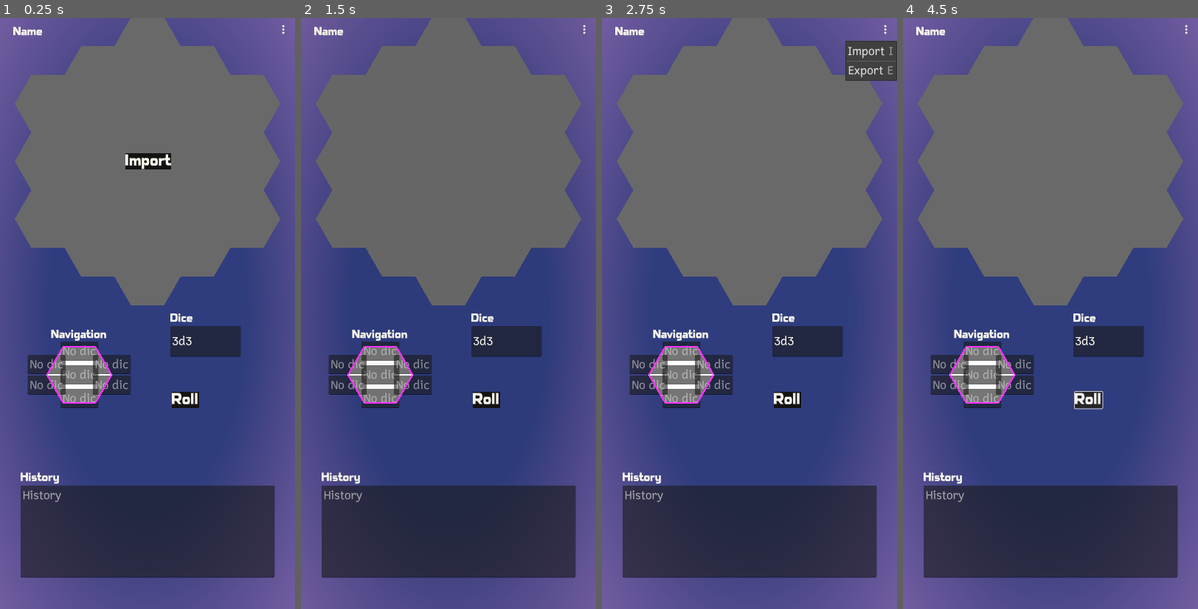
Above: before the commit, frames 1-4 (left to right).
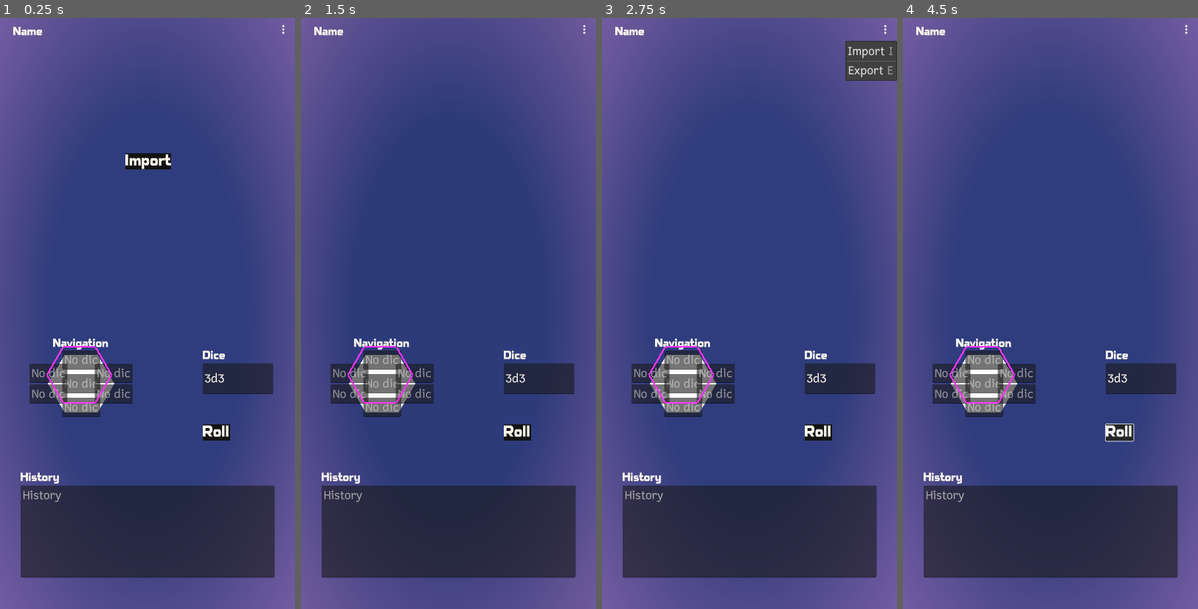
Above: after the commit, the same moments.

Repository: ashestosea/hex-flower
Game: Godot game, scene res://scenes/main.tscn
The game is run twice, just before and just after one commit, with the same random seed, the same clock (stepped at 60 frames per second) and the same inputs.
Inputs:
- Up to frame 1 (0.25 s): no input
- Up to frame 2 (1.5 s): click "Import" at 0.5 s; click "Roll" at 1.25 s
- Up to frame 3 (2.75 s): click "⋮" at 2 s
- Up to frame 4 (4.5 s): click "Roll" at 2.75 s; click "⋮" at 3.5 s; click "Roll" at 4.25 s

The runs differ from the first frame. In frame 1, 37% of the frame differs, in the area x 5-95%, y 0-72%; in frame 2, 37%; in frame 3, 37%; in frame 4, 37%.
Error before the commit: Invalid access to property or key '<null>' on a base object of type 'Dictionary'. (res://scripts/manager.gd:46)
Error after the commit: Cannot call method 'hide' on a null value. (res://scripts/manager.gd:97)

Commit message:
Import an empty hex flower on start

Diff:
--- /dev/null
+++ b/examples/empty.json
@@ -0,0 +1,204 @@
+{
+	"format_version": 1,
+	"name": "Empty Hex Flower",
+	"dice": "2d6",
+	"navigation": {
+		"stay": [],
+		"n": [
+			2,
+			12
+		],
+		"ne": [
+			3
+		],
+		"se": [
+			4,
+			5
+		],
+		"s": [
+			6,
+			7
+		],
+		"sw": [
+			8,
+			9
+		],
+		"nw": [
+			10,
+			11
+		]
+	},
+	"hexes": [
+		{
+			"label": "",
+			"axial_coords": [
+				0,
+				-2
+			],
+			"color": "#000000",
+			"barriers": []
+		},
+		{
+			"label": "",
+			"axial_coords": [
+				-1,
+				-1
+			],
+			"color": "#000000",
+			"barriers": []
+		},
+		{
+			"label": "",
+			"axial_coords": [
+				-2,
+				0
+			],
+			"color": "#000000",
+			"barriers": []
+		},
+		{
+			"label": "",
+			"axial_coords": [
+				1,
+				-2
+			],
+			"color": "#000000",
+			"barriers": []
+		},
+		{
+			"label": "",
+			"axial_coords": [
+				0,
+				-1
+			],
+			"color": "#000000",
+			"barriers": []
+		},
+		{
+			"label": "",
+			"axial_coords": [
+				-1,
+				0
+			],
+			"color": "#000000",
+			"barriers": []
+		},
+		{
+			"label": "",
+			"axial_coords": [
+				-2,
+				1
+			],
+			"color": "#000000",
+			"barriers": []
+		},
+		{
+			"label": "",
+			"axial_coords": [
+				2,
+				-2
+			],
+			"color": "#000000",
+			"barriers": []
+		},
+		{
+			"label": "",
+			"axial_coords": [
+				1,
+				-1
+			],
+			"color": "#000000",
+			"barriers": []
+		},
+		{
+			"label": "",
+			"axial_coords": [
+				0,
+				0
+			],
+			"color": "#000000",
+			"barriers": []
+		},
+		{
+			"label": "",
+			"axial_coords": [
+				-1,
+				1
+			],
+			"color": "#000000",
+			"barriers": []
+		},
+		{
+			"label": "",
+			"axial_coords": [
+				-2,
+				2
+			],
+			"color": "#000000",
+			"barriers": []
+		},
+		{
+			"label": "",
+			"axial_coords": [
+				2,
+				-1
+			],
+			"color": "#000000",
+			"barriers": []
+		},
+		{
+			"label": "",
+			"axial_coords": [
+				1,
+				0
+			],
+			"color": "#000000",
+			"barriers": []
+		},
+		{
+			"label": "",
+			"axial_coords": [
+				0,
+				1
+			],
+			"color": "#000000",
+			"barriers": []
+		},
+		{
+			"label": "",
+			"axial_coords": [
+				-1,
+				2
+			],
+			"color": "#000000",
+			"barriers": []
+		},
+		{
+			"label": "",
+			"axial_coords": [
+				2,
+				0
+			],
+			"color": "#000000",
+			"barriers": []
+		},
+		{
+			"label": "",
+			"axial_coords": [
+				1,
+				1
+			],
+			"color": "#000000",
+			"barriers": []
+		},
+		{
+			"label": "",
+			"axial_coords": [
+				0,
+				2
+			],
+			"color": "#000000",
+			"barriers": []
+		}
+	]
+}
--- a/scenes/background_flower.tscn
+++ /dev/null
@@ -1,86 +0,0 @@
-[gd_scene load_steps=2 format=3 uid="uid://dqok8wvhogd4r"]
-
-[ext_resource type="PackedScene" uid="uid://lrirg2rvgvgy" path="res://scenes/hexagon.tscn" id="1_q8nlr"]
-
-[node name="BackgroundFlower" type="Control"]
-layout_mode = 3
-anchors_preset = 0
-offset_left = 300.0
-offset_top = 300.0
-offset_right = 300.0
-offset_bottom = 300.0
-
-[node name="Hexagon" parent="." instance=ExtResource("1_q8nlr")]
-position = Vector2(0, -221.702)
-color = Color(0.501961, 0.501961, 0.501961, 1)
-
-[node name="_Polygon2D_207" parent="." instance=ExtResource("1_q8nlr")]
-position = Vector2(-96, -166.277)
-color = Color(0.501961, 0.501961, 0.501961, 1)
-
-[node name="_Polygon2D_208" parent="." instance=ExtResource("1_q8nlr")]
-position = Vector2(-192, -110.851)
-color = Color(0.501961, 0.501961, 0.501961, 1)
-
-[node name="_Polygon2D_209" parent="." instance=ExtResource("1_q8nlr")]
-position = Vector2(96, -166.277)
-color = Color(0.501961, 0.501961, 0.501961, 1)
-
-[node name="_Polygon2D_210" parent="." instance=ExtResource("1_q8nlr")]
-position = Vector2(0, -110.851)
-color = Color(0.501961, 0.501961, 0.501961, 1)
-
-[node name="_Polygon2D_211" parent="." instance=ExtResource("1_q8nlr")]
-position = Vector2(-96, -55.4256)
-color = Color(0.501961, 0.501961, 0.501961, 1)
-
-[node name="_Polygon2D_212" parent="." instance=ExtResource("1_q8nlr")]
-position = Vector2(-192, 0)
-color = Color(0.501961, 0.501961, 0.501961, 1)
-
-[node name="_Polygon2D_213" parent="." instance=ExtResource("1_q8nlr")]
-position = Vector2(192, -110.851)
-color = Color(0.501961, 0.501961, 0.501961, 1)
-
-[node name="_Polygon2D_214" parent="." instance=ExtResource("1_q8nlr")]
-position = Vector2(96, -55.4256)
-color = Color(0.501961, 0.501961, 0.501961, 1)
-
-[node name="_Polygon2D_215" parent="." instance=ExtResource("1_q8nlr")]
-color = Color(0.501961, 0.501961, 0.501961, 1)
-
-[node name="_Polygon2D_216" parent="." instance=ExtResource("1_q8nlr")]
-position = Vector2(-96, 55.4256)
-color = Color(0.501961, 0.501961, 0.501961, 1)
-
-[node name="_Polygon2D_217" parent="." instance=ExtResource("1_q8nlr")]
-position = Vector2(-192, 110.851)
-color = Color(0.501961, 0.501961, 0.501961, 1)
-
-[node name="_Polygon2D_218" parent="." instance=ExtResource("1_q8nlr")]
-position = Vector2(192, 0)
-color = Color(0.501961, 0.501961, 0.501961, 1)
-
-[node name="_Polygon2D_219" parent="." instance=ExtResource("1_q8nlr")]
-position = Vector2(96, 55.4256)
-color = Color(0.501961, 0.501961, 0.501961, 1)
-
-[node name="_Polygon2D_220" parent="." instance=ExtResource("1_q8nlr")]
-position = Vector2(0, 110.851)
-color = Color(0.501961, 0.501961, 0.501961, 1)
-
-[node name="_Polygon2D_221" parent="." instance=ExtResource("1_q8nlr")]
-position = Vector2(-96, 166.277)
-color = Color(0.501961, 0.501961, 0.501961, 1)
-
-[node name="_Polygon2D_222" parent="." instance=ExtResource("1_q8nlr")]
-position = Vector2(192, 110.851)
-color = Color(0.501961, 0.501961, 0.501961, 1)
-
-[node name="_Polygon2D_223" parent="." instance=ExtResource("1_q8nlr")]
-position = Vector2(96, 166.277)
-color = Color(0.501961, 0.501961, 0.501961, 1)
-
-[node name="_Polygon2D_224" parent="." instance=ExtResource("1_q8nlr")]
-position = Vector2(0, 221.702)
-color = Color(0.501961, 0.501961, 0.501961, 1)
--- a/scenes/main.tscn
+++ b/scenes/main.tscn
@@ -1,10 +1,9 @@
-[gd_scene load_steps=12 format=3 uid="uid://nw74v30v0d5m"]
+[gd_scene load_steps=11 format=3 uid="uid://nw74v30v0d5m"]
 
 [ext_resource type="Script" path="res://scripts/manager.gd" id="1_l30f5"]
 [ext_resource type="Script" path="res://scripts/flower.gd" id="2_bbsd1"]
 [ext_resource type="Texture2D" uid="uid://oclms0ryldso" path="res://assets/debug_background.tres" id="3_2qtwd"]
 [ext_resource type="PackedScene" path="res://scenes/navigation.tscn" id="3_mf25f"]
-[ext_resource type="PackedScene" uid="uid://dqok8wvhogd4r" path="res://scenes/background_flower.tscn" id="4_rphio"]
 [ext_resource type="FontFile" uid="uid://ni83yw310ies" path="res://assets/fonts/Cadman_Bold.otf" id="7_hlthi"]
 [ext_resource type="PackedScene" uid="uid://6tfpmb58pofv" path="res://scenes/hex_edit.tscn" id="8_evd7p"]
 [ext_resource type="Animation" uid="uid://bxi7oxo07684q" path="res://animations/fade.res" id="8_r63mh"]
@@ -32,7 +31,7 @@
 [node name="Manager" type="Node" parent="." node_paths=PackedStringArray("flower", "background_flower", "navigation", " …(207 unchanged characters)…
 script = ExtResource("1_l30f5")
 flower = NodePath("../MarginContainer/HexFlower")
-background_flower = NodePath("../MarginContainer/BackgroundFlower")
+background_flower = NodePath("")
 navigation = NodePath("../MarginContainer/NavigationContainer/Navigation")
 kebab = NodePath("../MarginContainer/Kebab")
 flower_name = NodePath("../MarginContainer/FlowerName")
@@ -67,93 +66,79 @@
 position = Vector2(400, 800)
 texture = ExtResource("3_2qtwd")
 
-[node name="BackgroundFlower-old" parent="MarginContainer" instance=ExtResource("4_rphio")]
-visible = false
-offset_left = 400.0
-offset_top = 388.0
-offset_right = 400.0
-offset_bottom = 388.0
-
-[node name="BackgroundFlower" type="Control" parent="MarginContainer"]
+[node name="NavigationContainer" type="CenterContainer" parent="MarginContainer"]
+layout_mode = 2
+offset_left = 100.0
+offset_top = 900.0
+offset_right = 340.0
+offset_bottom = 1080.0
+size_flags_horizontal = 3
+size_flags_vertical = 3
+
+[node name="Navigation" parent="MarginContainer/NavigationContainer" instance=ExtResource("3_mf25f")]
+layout_mode = 2
+
+[node name="Dice" type="VBoxContainer" parent="MarginContainer"]
+layout_mode = 2
+offset_left = 550.0
+offset_top = 900.0
+offset_right = 741.0
+offset_bottom = 1018.0
+size_flags_horizontal = 4
+size_flags_vertical = 3
+
+[node name="Label" type="Label" parent="MarginContainer/Dice"]
+layout_mode = 2
+theme_type_variation = &"HeaderMedium"
+text = "Dice"
+metadata/_edit_lock_ = true
+
+[node name="LineEdit" type="LineEdit" parent="MarginContainer/Dice"]
+layout_mode = 2
+size_flags_vertical = 3
+text = "3d3"
+metadata/_edit_lock_ = true
+
+[node name="History" type="MarginContainer" parent="MarginContainer"]
+layout_mode = 2
+offset_left = 46.0
+offset_top = 1220.0
+offset_right = 755.0
+offset_bottom = 1525.0
+size_flags_vertical = 3
+
+[node name="VBoxContainer" type="VBoxContainer" parent="MarginContainer/History"]
+layout_mode = 2
+metadata/_edit_lock_ = true
+
+[node name="Label" type="Label" parent="MarginContainer/History/VBoxContainer"]
+layout_mode = 2
+theme_type_variation = &"HeaderMedium"
+text = "History"
+metadata/_edit_lock_ = true
+
+[node name="TextEdit_History" type="TextEdit" parent="MarginContainer/History/VBoxContainer"]
+layout_mode = 2
+size_flags_vertical = 3
+placeholder_text = "History"
+metadata/_edit_lock_ = true
+
+[node name="HexFlower" type="Control" parent="MarginContainer"]
 anchors_preset = 0
 offset_left = 400.0
-offset_top = 388.0
+offset_top = 525.0
 offset_right = 400.0
-offset_bottom = 388.0
+offset_bottom = 525.0
+script = ExtResource("2_bbsd1")
 
 [node name="ImportButton" type="Button" parent="MarginContainer"]
 layout_mode = 0
 offset_left = 340.0
 offset_top = 366.0
-offset_right = 461.0
+offset_right = 465.0
 offset_bottom = 411.0
 theme_type_variation = &"BigButton"
 text = "Import"
-
-[node name="NavigationContainer" type="CenterContainer" parent="MarginContainer"]
-layout_mode = 2
-offset_left = 95.0
-offset_top = 876.0
-offset_right = 335.0
-offset_bottom = 1056.0
-size_flags_horizontal = 3
-size_flags_vertical = 3
-
-[node name="Navigation" parent="MarginContainer/NavigationContainer" instance=ExtResource("3_mf25f")]
-layout_mode = 2
-
-[node name="Dice" type="VBoxContainer" parent="MarginContainer"]
-layout_mode = 2
-offset_left = 462.0
-offset_top = 799.0
-offset_right = 653.0
-offset_bottom = 917.0
-size_flags_horizontal = 4
-size_flags_vertical = 3
-
-[node name="Label" type="Label" parent="MarginContainer/Dice"]
-layout_mode = 2
-theme_type_variation = &"HeaderMedium"
-text = "Dice"
-metadata/_edit_lock_ = true
-
-[node name="LineEdit" type="LineEdit" parent="MarginContainer/Dice"]
-layout_mode = 2
-size_flags_vertical = 3
-text = "3d3"
-metadata/_edit_lock_ = true
-
-[node name="History" type="MarginContainer" parent="MarginContainer"]
-layout_mode = 2
-offset_left = 46.0
-offset_top = 1220.0
-offset_right = 755.0
-offset_bottom = 1525.0
-size_flags_vertical = 3
-
-[node name="VBoxContainer" type="VBoxContainer" parent="MarginContainer/History"]
-layout_mode = 2
-metadata/_edit_lock_ = true
-
-[node name="Label" type="Label" parent="MarginContainer/History/VBoxContainer"]
-layout_mode = 2
-theme_type_variation = &"HeaderMedium"
-text = "History"
-metadata/_edit_lock_ = true
-
-[node name="TextEdit_History" type="TextEdit" parent="MarginContainer/History/VBoxContainer"]
-layout_mode = 2
-size_flags_vertical = 3
-placeholder_text = "History"
-metadata/_edit_lock_ = true
-
-[node name="HexFlower" type="Control" parent="MarginContainer"]
-anchors_preset = 0
-offset_left = 400.0
-offset_top = 388.0
-offset_right = 400.0
-offset_bottom = 388.0
-script = ExtResource("2_bbsd1")
 
 [node name="HexHighlight" type="Node2D" parent="MarginContainer"]
 position = Vector2(215, 967)
@@ -196,10 +181,10 @@
 
 [node name="Button_Roll" type="Button" parent="MarginContainer"]
 layout_mode = 0
-offset_left = 466.0
-offset_top = 1012.0
-offset_right = 541.0
-offset_bottom = 1057.0
+offset_left = 550.0
+offset_top = 1100.0
+offset_right = 625.0
+offset_bottom = 1145.0
 size_flags_horizontal = 4
 size_flags_vertical = 4
 theme_type_variation = &"BigButton"
--- a/scripts/flower.gd
+++ b/scripts/flower.gd
@@ -11,12 +11,12 @@
 var _current_hex: Hex
 var _manager: Manager
 var _hexes: Array[Hex]
-
-@onready var _hex_scene = load("res://scenes/hex.tscn")
+var _hex_scene: PackedScene
 
 func setup(manager: Manager, hexes: Array[Import.HexData], start_coords: Vector2 = Vector2.ZERO):
 	_manager = manager;
 
+	_hex_scene = load("res://scenes/hex.tscn")
 	for hex in hexes:
 		var hex_node = _hex_scene.instantiate() as Hex
 		_hexes.append(hex_node)
--- a/scripts/manager.gd
+++ b/scripts/manager.gd
@@ -67,14 +67,17 @@
 
 	hex_edit.finished.connect(finish_edit_hex)
 
-	var hexes = Import.import_json(FileAccess.get_file_as_string("res://examples/simple-fantasy.json")).hexes
-	var _hex_scene = load("res://scenes/hexagon.tscn")
-	for hex in hexes:
-		var hex_node = _hex_scene.instantiate() as Node2D
-		var coords = HexUtils.axial_to_cube_coords(hex.axial_coords)
-		hex_node.position = HexUtils.get_hex_center(coords, hex_node.scale.x * 2)
-		hex_node.color = Color.DIM_GRAY
-		background_flower.add_child(hex_node)
+
+	setup(Import.import_json(FileAccess.get_file_as_string("res://examples/empty.json")))
+
+	#var hexes = Import.import_json(FileAccess.get_file_as_string("res://examples/simple-fantasy.json")).hexes
+	#var _hex_scene = load("res://scenes/hexagon.tscn")
+	#for hex in hexes:
+		#var hex_node = _hex_scene.instantiate() as Node2D
+		#var coords = HexUtils.axial_to_cube_coords(hex.axial_coords)
+		#hex_node.position = HexUtils.get_hex_center(coords, hex_node.scale.x * 2)
+		#hex_node.color = Color.DIM_GRAY
+		#background_flower.add_child(hex_node)
 
 
 func kebab_handler(id: int):
--- a/scripts/navigation.gd
+++ b/scripts/navigation.gd
@@ -78,7 +78,9 @@
 	nw = parse_nav_text(le_nw.text)
 
 
-func _ready():
+func setup(manager: Manager, nav_dict: Dictionary):
+	_manager = manager
+
 	le_stay = get_node("LineEdits/LineEdit_Stay")
 	le_n = get_node("LineEdits/LineEdit_N")
 	le_ne = get_node("LineEdits/LineEdit_NE")
@@ -86,10 +88,6 @@
 	le_s = get_node("LineEdits/LineEdit_S")
 	le_sw = get_node("LineEdits/LineEdit_SW")
 	le_nw = get_node("LineEdits/LineEdit_NW")
-
-
-func setup(manager: Manager, nav_dict: Dictionary):
-	_manager = manager
 
 	directions = nav_dict
 
Not shown: 1 places in scenes/main.tscn that only renumber resources
